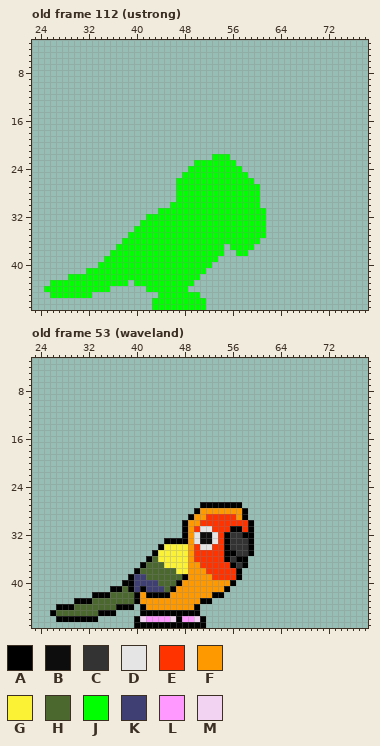
Two states of a pixel-art file, Citrus/aseprite/citrus_roa_2.aseprite. The picture above was drawn from the file before the commit.
96x48 pixels, 169 frames. Shown: old frame 112 (ustrong): x 23..78, y 3..47; old frame 53 (waveland): x 23..78, y 3..47. The commit also changed other frames, which this record leaves out.
Visible layers, top first: "hurtbox", "fx", "Wing", "Eye", "Tail", "Body", "back wing", "Talons".
Palette (. is transparent): A #000000  B #0d0d0d  C #333333  D #e5e5e5  E #ff3300  F #ff9900  G #fbf236  H #4b692f  J #00ff00  K #3f3f74  L #ff99ff  M #f2d4f2
Pixels before, old frame 112 (ustrong) (only the part around the change), first column x 23:
16 ..................................................
17 ..................................................
18 ..................................................
19 ..................................................
20 ..................................................
21 ..................................................
22 ..............................JJJ.................
23 ...........................JJJJJJJ................
24 ..........................JJJJJJJJJ...............
25 .........................JJJJJJJJJJJ..............
26 ........................JJJJJJJJJJJJJ.............
27 ........................JJJJJJJJJJJJJJ............
28 ........................JJJJJJJJJJJJJJ............
29 ........................JJJJJJJJJJJJJJ............
30 .......................JJJJJJJJJJJJJJJ............
31 .....................JJJJJJJJJJJJJJJJJJ...........
32 ...................JJJJJJJJJJJJJJJJJJJJ...........
33 ..................JJJJJJJJJJJJJJJJJJJJJ...........
34 .................JJJJJJJJJJJJJJJJJJJJJJ...........
35 ................JJJJJJJJJJJJJJJJJJJJJJJ...........
36 ...............JJJJJJJJJJJJJJJJJJJJJJJ............
37 ..............JJJJJJJJJJJJJJJJJJ.JJJJ.............
38 .............JJJJJJJJJJJJJJJJJJJ..JJ..............
39 ............JJJJJJJJJJJJJJJJJJJ...................
40 ...........JJJJJJJJJJJJJJJJJJJ....................
41 .........JJJJJJJJJJJJJJJJJJJJ.....................
42 ......JJJJJJJJJJJJJJJJJJJJJJ......................
43 ...JJJJJJJJJJJJJ.JJJJJJJJJJ.......................
44 ..JJJJJJJJJJJ......JJJJJJJ........................
45 ...JJJJJJJ...........JJJJJJJ......................
46 ....................JJJJJJJJJ.....................
47 ....................JJJJJJJJJ.....................
Pixels before, old frame 53 (waveland) (only the part around the change), first column x 23:
20 ........................................
21 ........................................
22 ........................................
23 ........................................
24 ........................................
25 ........................................
26 ........................................
27 ............................AAAAAAA.....
28 ...........................AFFFFFFFA....
29 ..........................AFFEEEEEFA....
30 .........................AFFEEEEEEEEA...
31 .........................AFEDDEEEAAEA...
32 .........................AFDBBDEACCAA...
33 ......................AAAAFDBBDEACCCA...
34 .....................AGGGGFEDDEEACCCA...
35 ....................AGGGGGFEEEEEAACCA...
36 ...................AHGGGGGFEEEEEACAA....
37 ..................AHHHGGGGFFEEEEEACA....
38 .................AHHHHHHGGFFFEEEEEA.....
39 ................AKKHHHHHHAFFFFEEEEA.....
40 ...............AAKKKKHHHAFFFFFFFFA......
41 .............AAHAKAKKKHAFFFFFFFFA.......
42 ..........AAAHHHHAFAAAAFFFFFFFAA........
43 .......AAAHHHHHHHAFFFFFFFFFFAA..........
44 ....AAAHHHHHHHAAA.AFFFFFFFFA............
45 ...AHHHHHHHAAA....AAAAAAAAAA............
46 ....AAAAAAA......AMLLLLMALLMA...........
47 .................AAAAAAAAAAAA...........
After:
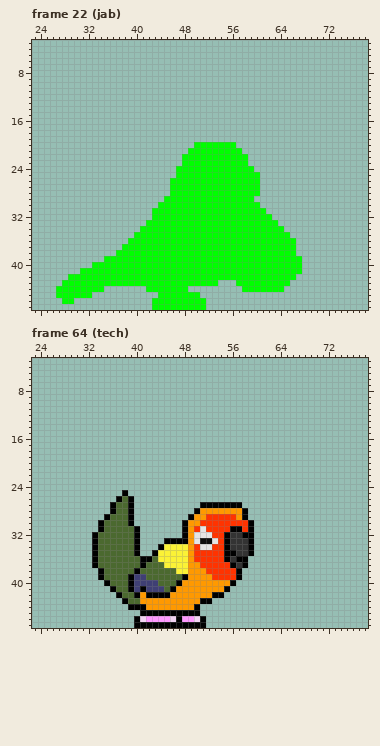
A new or re-ordered frame is compared with the old frame closest to it.
The exact change:
frames 169 -> 187
Changed rows in their new state; - is an unchanged pixel.
Frame 22 (jab) is new; against old frame 112 (ustrong), layer "hurtbox":
first column x 25:
20 -------------------------JJJJJJJ-----------
21 ------------------------JJJJJJJJJ----------
22 -----------------------JJJJJ---JJJ---------
23 -----------------------JJ-------JJ---------
24 ----------------------JJ---------JJ--------
25 ----------------------J-----------JJ-------
26 ---------------------J-------------J-------
27 ---------------------J---------------------
28 ---------------------J---------------------
29 --------------------JJ-------------.-------
30 -------------------JJ----------------------
31 ------------------J------------------------
32 -----------------.-------------------J-----
33 ----------------.--------------------JJ----
34 ---------------.---------------------JJJ---
35 --------------.----------------------JJJJ--
36 -------------.----------------------JJJJJJ-
37 ------------.-----------------J----JJJJJJJ-
38 -----------.------------------JJ--JJJJJJJJ-
39 -----------------------------JJJJJJJJJJJJJJ
40 --------J-------------------JJJJJJJJJJJJJJJ
41 ------J--------------------JJJJJJJJJJJJJJJJ
42 --------------------------JJJJJJJJJJJJJJJJ-
43 -..-----------J----------JJJJ---JJJJJJJJJ--
44 ..--------.----------------------JJJJJJJ---
45 -.-----------------------------------------
46 ---JJ--------------------------------------
Frame 64 (tech) is new; against old frame 53 (waveland), layers "Eye", "Tail":
first column x 26:
25 ------------A---------------
26 -----------AHA--------------
27 ----------AHHA--------------
28 ----------AHHA--------------
29 ---------AHHHA--------------
30 --------AHHHHA--------------
31 --------AHHHHHA-----------E-
32 -------AHHHHHHA----------DDE
33 -------AHHHHHHA-------------
34 -------AHHHHHHA-------------
35 -------AHHHHHHA-------------
36 -------AHHHHHHHA------------
37 -------AHHHHHHH-------------
38 --------AHHHHH--------------
39 --------AHHHH---------------
40 ---------AHHH---------------
41 -----------H----------------
42 -------....A----------------
43 ----........A-H-------------
44 -............-A-------------
45 ...........-----------------
46 -.......--------------------
Pixel boxes of the changes (left, top, right, bottom) in both pictures:
changed: (44, 142, 302, 304)
changed: (50, 490, 146, 622)
changed: (200, 526, 218, 538)
